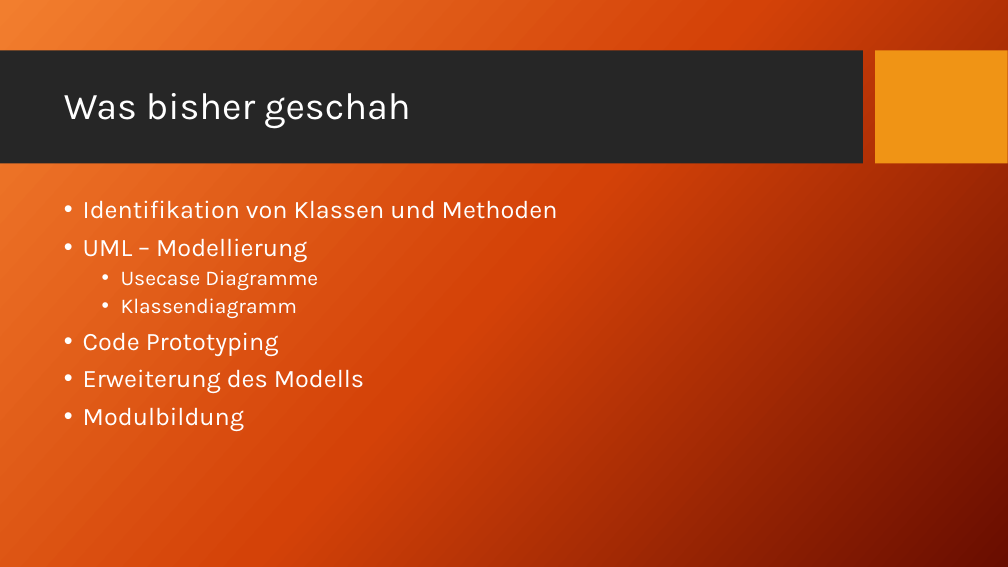
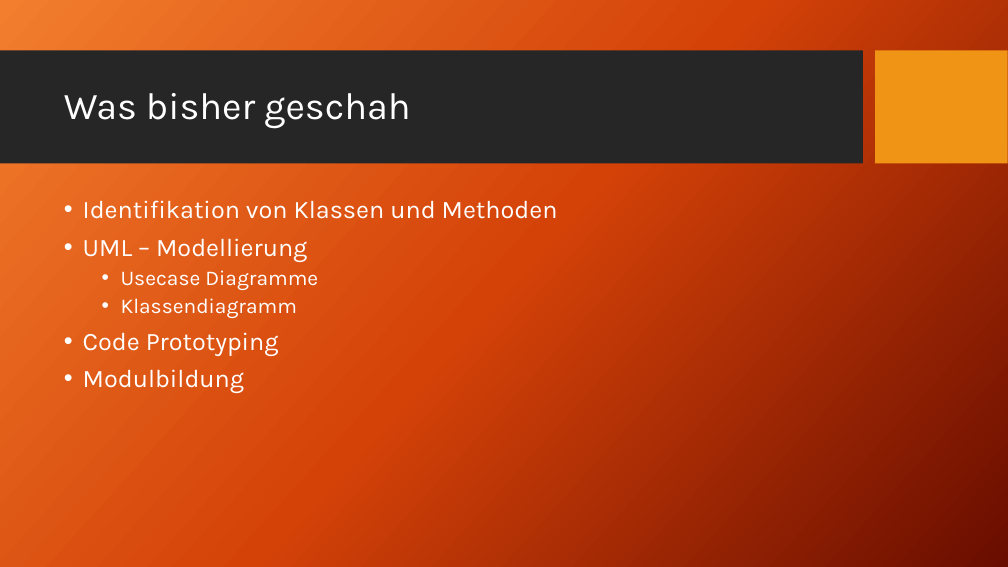
Before and after one commit to fh-erfurt/AICard, a slide deck: slide 2 of Präsentationen/2_Präsentation.pptx. Drawn at 1008x567 pixels with LibreOffice and Linux fonts; fonts in the diff are those of the drawing; background and template pictures are left out. Boxes give left, top, right and bottom in pixels: in the first picture for what was removed or moved away, otherwise in the second. Text is boxed around its words. In the diff, an @@ line names an element or a change of style, - is before the commit and + after.

```diff
--- a/Präsentationen/2_Präsentation.pptx
+++ b/Präsentationen/2_Präsentation.pptx
@@ text at (83, 369, 364, 393): paragraph removed @@
-• Erweiterung des Modells
```
Also in this commit, not shown: 2 other slides changed.
